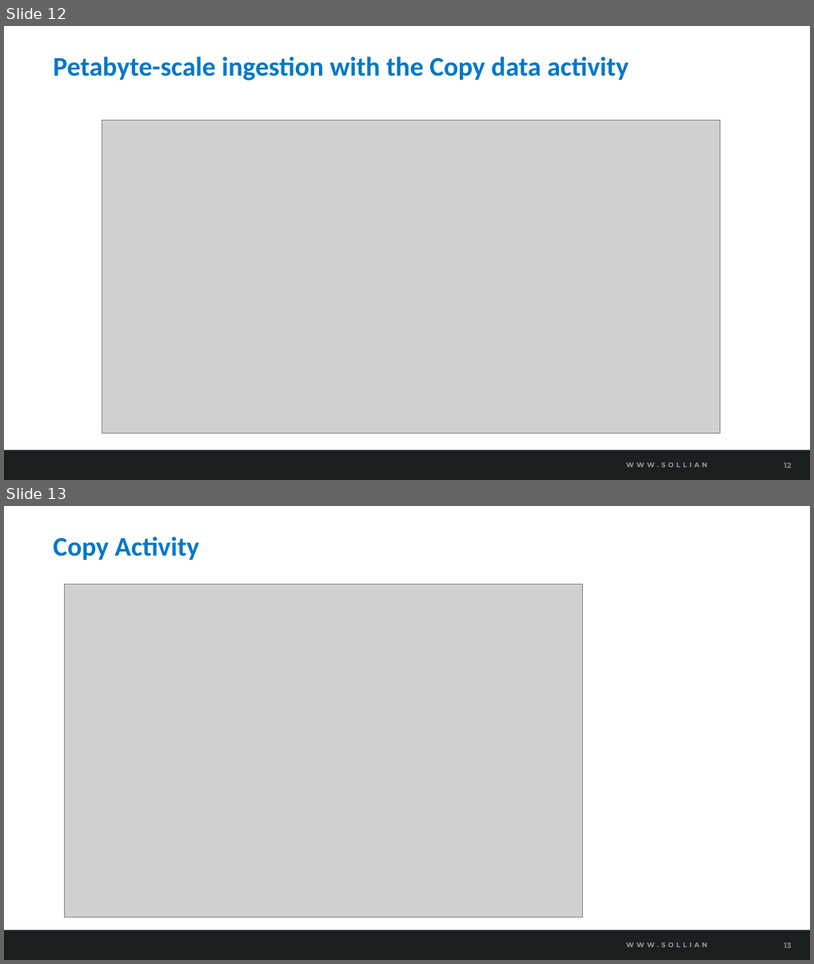
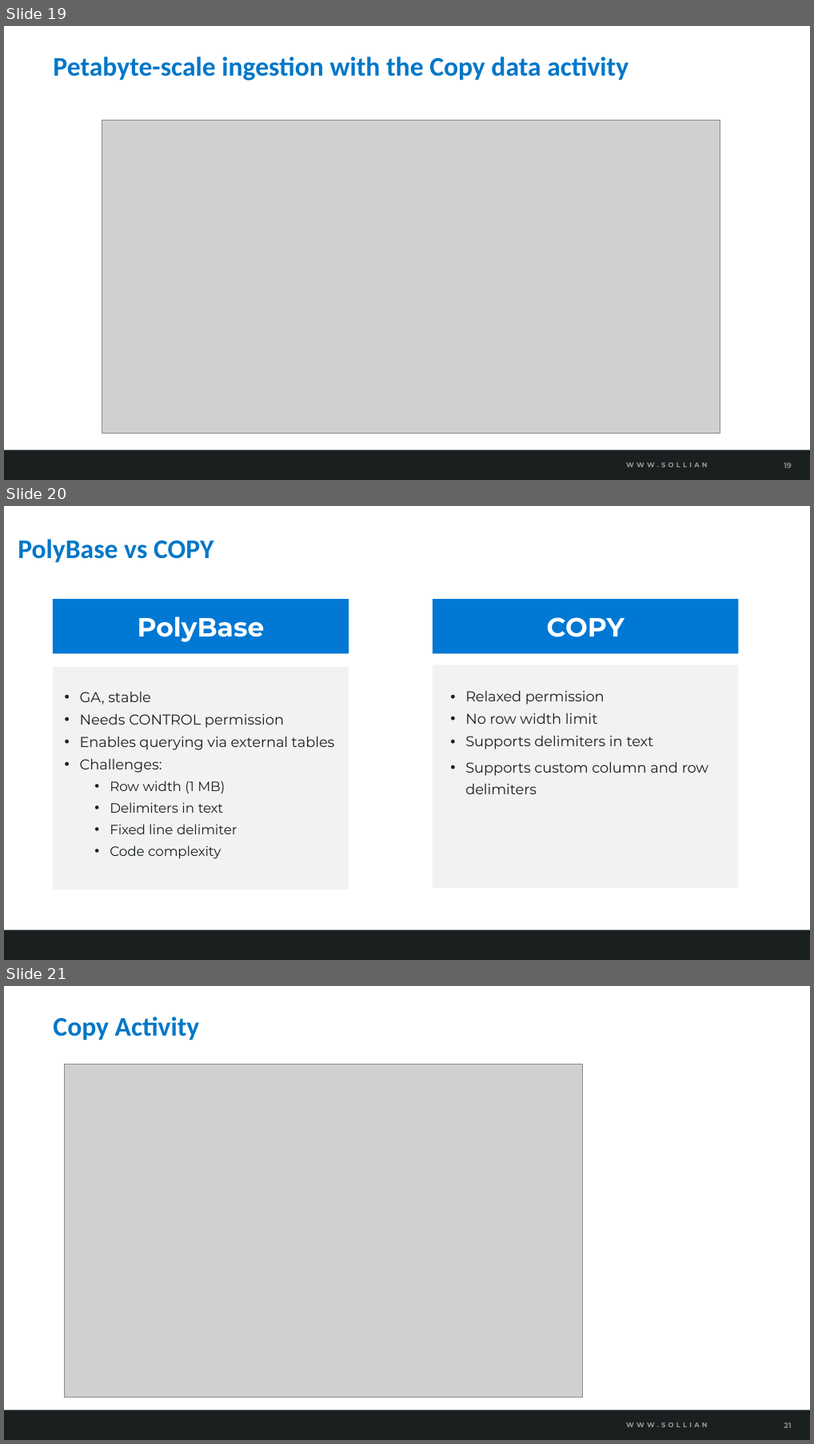
Before and after one commit to solliancenet/azure-data-engineering-conference-workshop-students, a slide deck: 07-Ingest and load data.pptx. Shown one above the other, each under a label of ours: slides 12 and 13 before the commit, slides 19, 20 and 21 after it. The pictures are 814x964 and 814x1444 pixels, drawn with LibreOffice and Linux fonts; fonts in the diff are those of the drawing; grey boxes stand for pictures; background and template pictures are left out. Boxes give left, top, right and bottom in pixels: in the first picture for what was removed or moved away, otherwise in the second. Text is boxed around its words. In the diff, an @@ line names an element or a change of style, - is before the commit and + after.

```diff
--- a/07-Ingest and load data.pptx
+++ b/07-Ingest and load data.pptx
@@ slide 20 added at [4,506,810,960], background #FFFFFF; not listed: 2 template elements that a slide beside it also shows @@
@@ title added at [18,539,214,563], 32 pt, text #0077C8, bold @@
+PolyBase vs COPY
@@ rectangle added at [52,599,349,654], fill #0078D4, 31.4 pt, text #FFFFFF, bold @@
+PolyBase
@@ rectangle added at [433,599,739,654], fill #0078D4, 31.4 pt, text #FFFFFF, bold @@
+COPY
@@ rectangle added at [52,667,349,889], fill #F2F2F2 @@
@@ rectangle added at [433,665,739,888], fill #F2F2F2 @@
@@ text added at [80,692,335,859], 17 pt, text #1A1F20 @@
+  • GA, stable
+  • Needs CONTROL permission
+  • Enables querying via external tables
+  • Challenges:
+    • Row width (1 MB)
+    • Delimiters in text
+    • Fixed line delimiter
+    • Code complexity
@@ text added at [466,690,709,794], 17 pt, text #1A1F20 @@
+  • Relaxed permission
+  • No row width limit
+  • Supports delimiters in text
+  • Supports custom column and row delimiters
@@ what was slide 12 is now slide 19 @@
@@ what was slide 13 is now slide 21 @@
@@ page number at [784,1422,791,1428]: text changed @@
-13
+21
```
Also in this commit, not shown: 4 slides changed, 7 other slides added, 4 other files.
